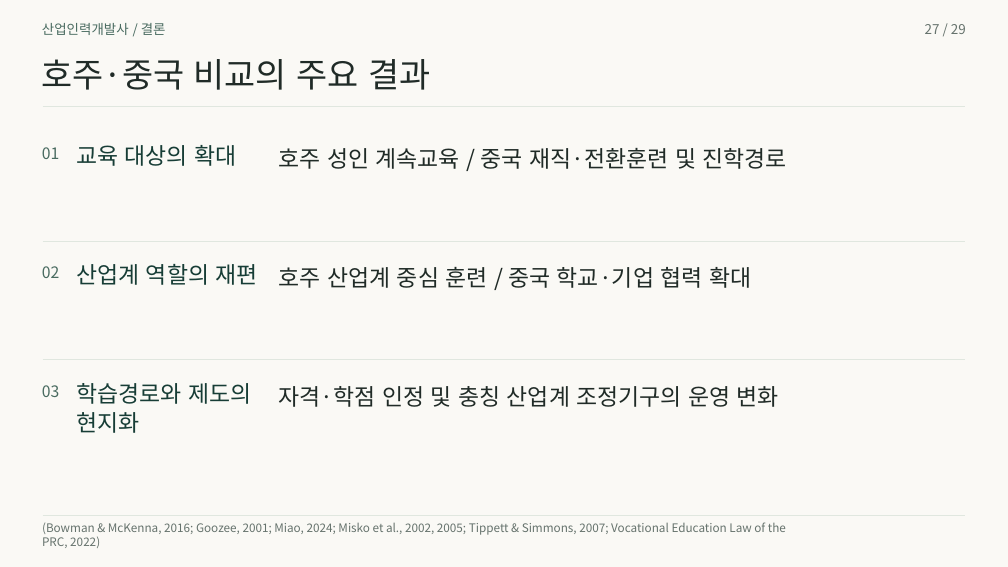
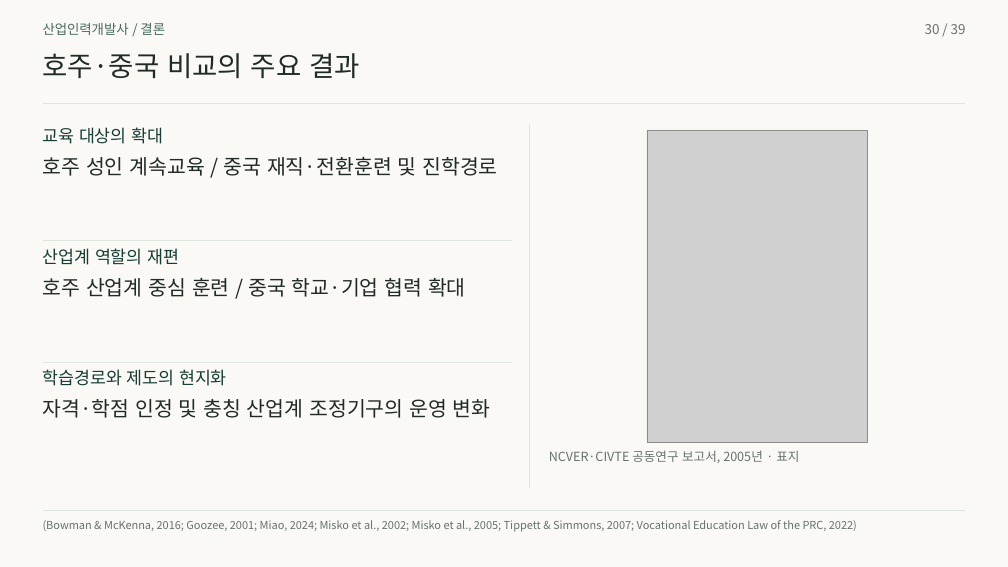
Before and after one commit to 01Chungee10/vet-history-rehearsal, a slide deck: slide 30 of au-cn-2026/presentation.pptx (slide 27 before the commit). Drawn at 1008x567 pixels with LibreOffice and Linux fonts; fonts in the diff are those of the drawing; grey boxes stand for pictures. Boxes give left, top, right and bottom in pixels: in the first picture for what was removed or moved away, otherwise in the second. Text is boxed around its words. In the diff, an @@ line names an element or a change of style, - is before the commit and + after.

```diff
--- a/au-cn-2026/presentation.pptx
+++ b/au-cn-2026/presentation.pptx
@@ text removed at box(925, 24, 966, 34) @@
-27 / 29
@@ text added at box(925, 24, 966, 34), 12.8 pt, text #66736D @@
+30 / 39
@@ text "호주·중국 비교의 주요 결과" at box(43, 53, 360, 78): size 32.2 to 26.2 pt; vertical alignment top to middle @@
@@ freeform shape removed at box(42, 107, 966, 107) @@
@@ line added from (42, 104) to (966, 104), #DDE5DD 1 pt @@
@@ text "교육 대상의 확대" at box(43, 127, 164, 144): size 21.8 to 16.5 pt; vertical alignment top to middle @@
@@ text "교육 대상의 확대": place and size @@
-text "교육 대상의 확대" at box(76, 145, 236, 166)
+text "교육 대상의 확대" at box(43, 127, 164, 144)
@@ text removed at box(42, 147, 59, 159) @@
-01
@@ line added from (530, 124) to (530, 488), #DDE5DD 1 pt @@
@@ picture added at box(647, 131, 868, 442) @@
@@ text "호주 성인 계속교육 / 중국 ...": place and size @@
-text "호주 성인 계속교육 / 중국 ..." at box(279, 148, 787, 169)
+text "호주 성인 계속교육 / 중국 ..." at box(43, 157, 497, 176)
@@ text "산업계 역할의 재편": place and size @@
-text "산업계 역할의 재편" at box(76, 264, 258, 285)
+text "산업계 역할의 재편" at box(43, 248, 179, 265)
@@ text "산업계 역할의 재편" at box(43, 248, 179, 265): size 21.8 to 16.5 pt; vertical alignment top to middle @@
@@ freeform shape removed at box(42, 241, 966, 242) @@
@@ text removed at box(42, 266, 59, 278) @@
-02
@@ text "호주 산업계 중심 훈련 / ...": place and size @@
-text "호주 산업계 중심 훈련 / ..." at box(279, 267, 751, 288)
+text "호주 산업계 중심 훈련 / ..." at box(43, 278, 466, 297)
@@ vertical alignment top to middle in 3 elements at box(43, 520, 857, 532), box(43, 23, 165, 35), box(43, 369, 227, 386) @@
@@ freeform shape removed at box(42, 360, 966, 361) @@
@@ text removed at box(42, 385, 59, 397) @@
-03
@@ line added from (42, 362) to (512, 362), #DDE5DD 1 pt @@
@@ text at box(43, 369, 227, 386): text changed; size 21.8 to 16.5 pt @@
-학습경로와 제도의
+학습경로와 제도의 현지화
@@ size 21.8 to 19.5 pt; vertical alignment top to middle in 3 elements at box(43, 278, 466, 297), box(43, 157, 497, 176), box(43, 399, 491, 418) @@
@@ text "자격·학점 인정 및 충칭 산업계 ...": place and size @@
-text "자격·학점 인정 및 충칭 산업계 ..." at box(279, 386, 779, 407)
+text "자격·학점 인정 및 충칭 산업계 ..." at box(43, 399, 491, 418)
@@ text removed at box(76, 412, 139, 433) @@
-현지화
@@ text added at box(549, 450, 799, 463), 12 pt, text #66736D @@
+NCVER·CIVTE 공동연구 보고서, 2005년 · 표지
@@ freeform shape removed at box(42, 515, 966, 516) @@
@@ text removed at box(42, 536, 100, 548) @@
-PRC, 2022)
@@ line added from (42, 510) to (966, 510), #DDE5DD 1 pt @@
@@ text at box(43, 520, 857, 532): text changed; size 11.2 to 10.5 pt @@
-(Bowman & McKenna, 2016; Goozee, 2001; Miao, 2024; Misko et al., 2002, 2005; Tippett & Simmons, 2007; Vocational Education Law of the
+(Bowman & McKenna, 2016; Goozee, 2001; Miao, 2024; Misko et al., 2002; Misko et al., 2005; Tippett & Simmons, 2007; Vocational Education Law of the PRC, 2022)
```
Also in this commit, not shown: 27 other slides changed, 11 slides added, 1 slide removed, 43 other files.
